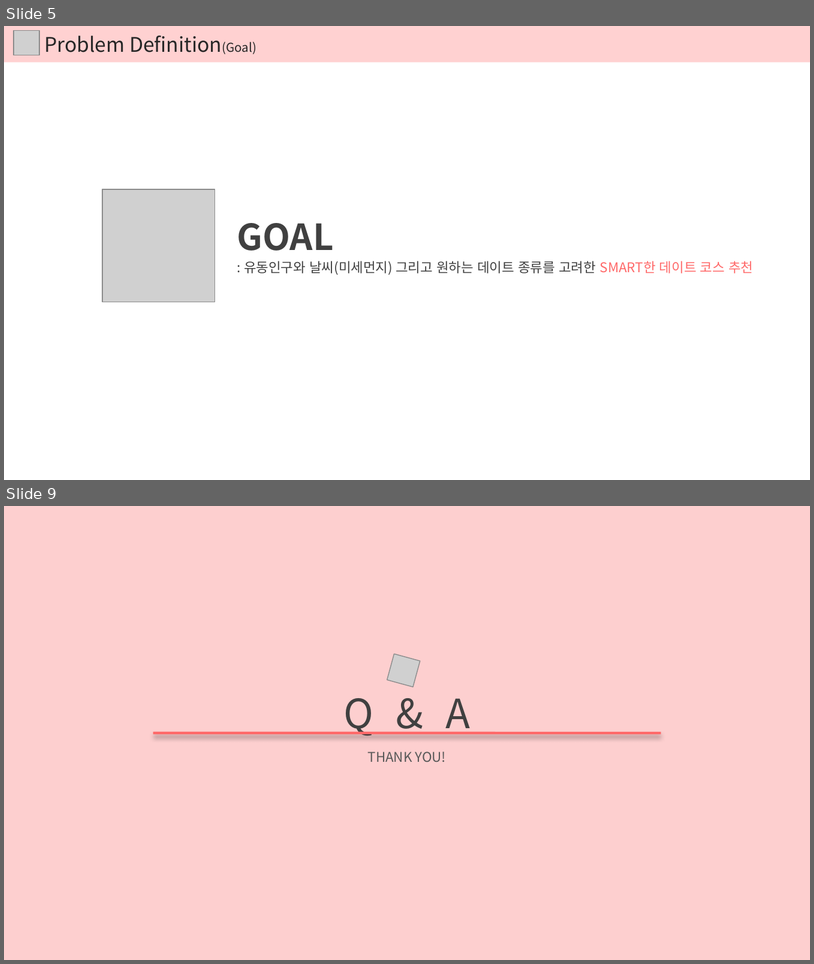
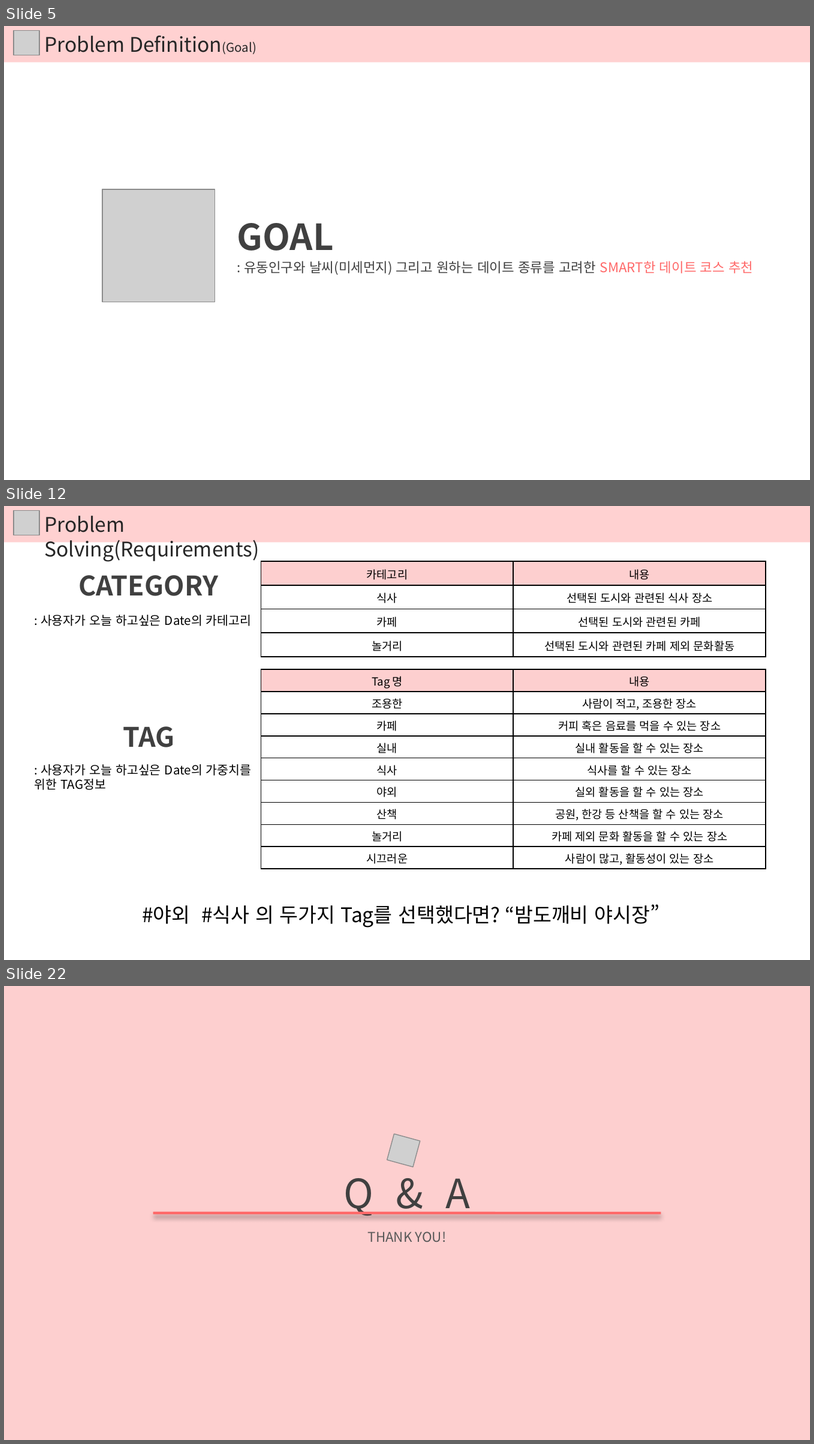
Before and after one commit to DokyeongKwon/DataStructureDesign-2018-2, a slide deck: 02. Problem Solving/서울 데이트 코스 추천 Problem Solving.pptx. Shown one above the other, each under a label of ours: slides 5 and 9 before the commit, slides 5, 12 and 22 after it; the slides between them are not shown. The pictures are 814x964 and 814x1444 pixels, drawn with LibreOffice and Linux fonts; fonts in the diff are those of the drawing; grey boxes stand for pictures; background and template pictures are left out. Boxes give left, top, right and bottom in pixels: in the first picture for what was removed or moved away, otherwise in the second. Text is boxed around its words. In the diff, an @@ line names an element or a change of style, - is before the commit and + after.

Commit message:
Problem Solving_Ver1.1
Problem Solving 문서 업데이트 자료

```diff
--- a/02. Problem Solving/서울 데이트 코스 추천 Problem Solving.pptx
+++ b/02. Problem Solving/서울 데이트 코스 추천 Problem Solving.pptx
@@ slide 12 added at box(4, 506, 810, 960), background #FFFFFF @@
@@ rectangle added at box(4, 506, 810, 542), fill #FFD1D1 @@
@@ picture added at box(14, 511, 39, 536) @@
@@ text added at box(44, 516, 259, 562), 18 pt, text #262626 @@
+Problem Solving(Requirements)
@@ text added at box(78, 575, 218, 596), 24 pt, text #404040, bold @@
+CATEGORY
@@ table added at box(261, 562, 766, 657), 4 rows, 2 columns @@
+카테고리 | 내용
+식사 | 선택된 도시와 관련된 식사 장소
+카페 | 선택된 도시와 관련된 카페
+놀거리 | 선택된 도시와 관련된 카페 제외 문화활동
@@ text added at box(41, 615, 252, 626), 11 pt, text #000000 @@
+: 사용자가 오늘 하고싶은 Date의 카테고리
@@ table added at box(261, 670, 766, 869), 9 rows, 2 columns @@
+Tag 명 | 내용
+조용한 | 사람이 적고, 조용한 장소
+카페 | 커피 혹은 음료를 먹을 수 있는 장소
+실내 | 실내 활동을 할 수 있는 장소
+식사 | 식사를 할 수 있는 장소
+야외 | 실외 활동을 할 수 있는 장소
+산책 | 공원, 한강 등 산책을 할 수 있는 장소
+놀거리 | 카페 제외 문화 활동을 할 수 있는 장소
+시끄러운 | 사람이 많고, 활동성이 있는 장소
@@ text added at box(123, 726, 175, 747), 24 pt, text #404040, bold @@
+TAG
@@ text added at box(35, 764, 252, 790), 11 pt, text #000000 @@
+: 사용자가 오늘 하고싶은 Date의 가중치를
+위한 TAG정보
@@ text added at box(142, 904, 660, 927), 18 pt, text #000000 @@
+#야외 #식사 의 두가지 Tag를 선택했다면? “밤도깨비 야시장”
@@ what was slide 9 is now slide 22 @@
```
Also in this commit, not shown: 3 slides changed, 13 other slides added, 1 slide removed, 2 other files.
